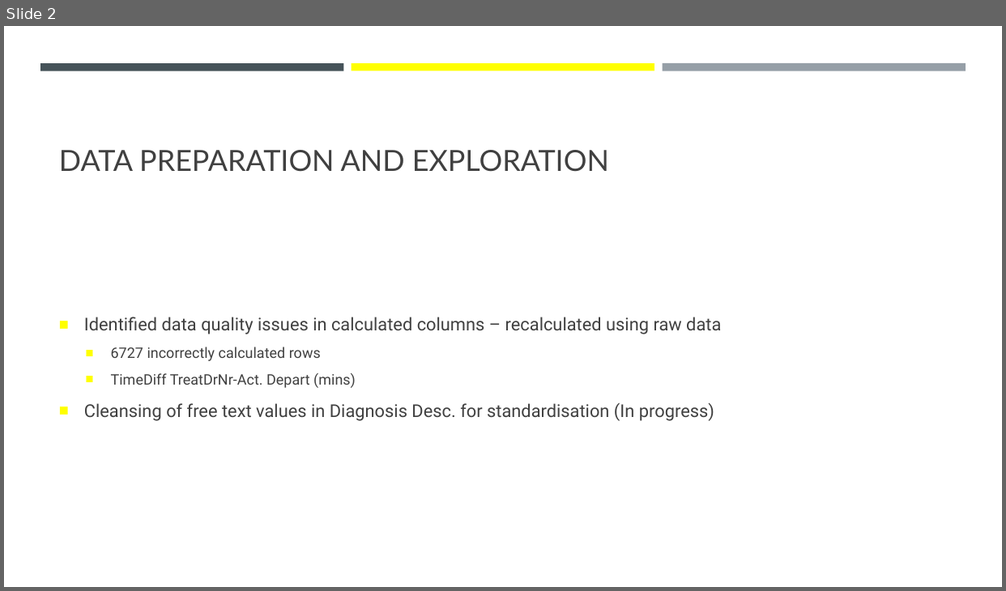
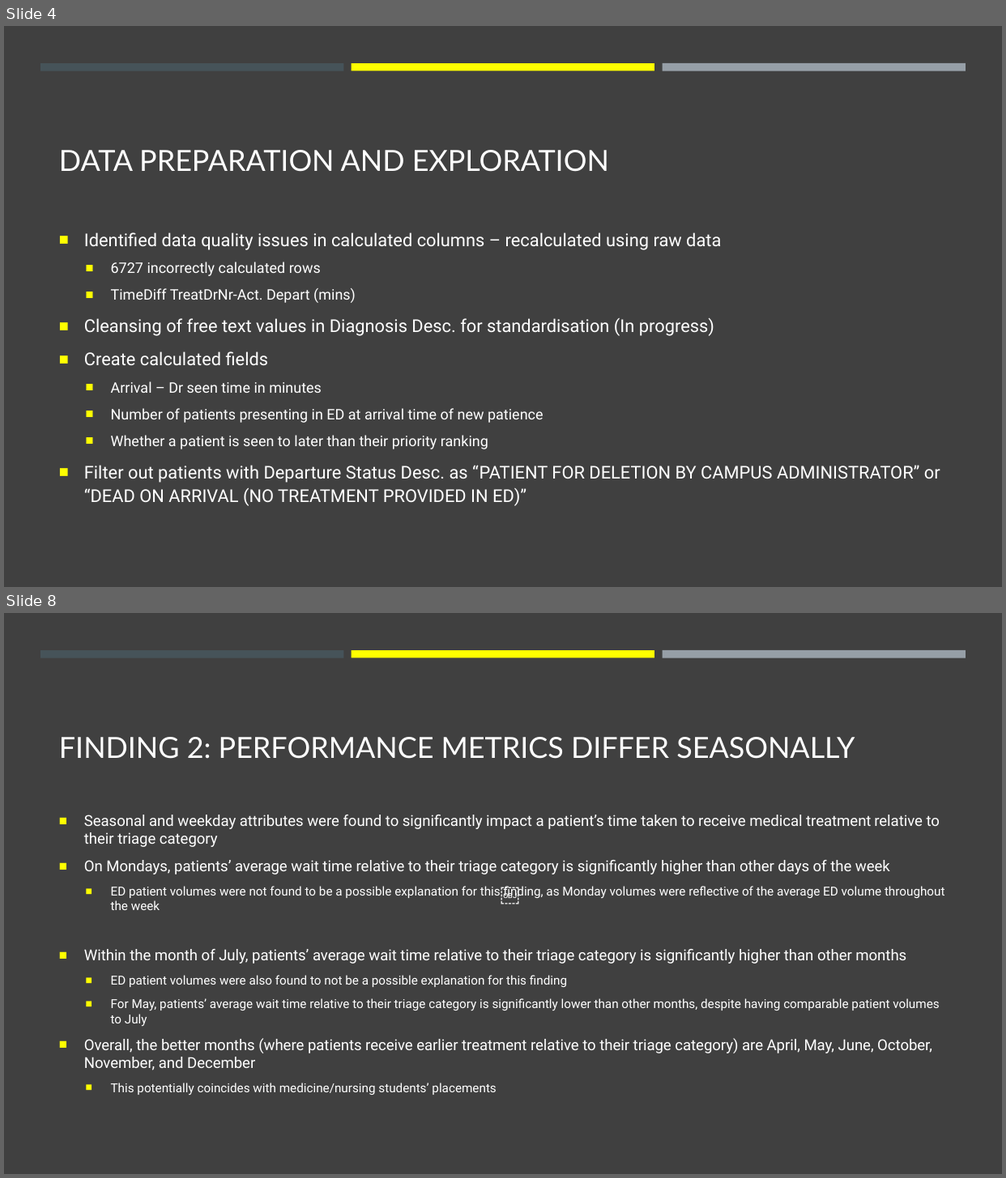
Before and after one commit to jasonnguyen3697/EY_DataChallenge, a slide deck: stuff.pptx. Shown one above the other, each under a label of ours: slide 2 before the commit, slides 4 and 8 after it; the slides between them are not shown. The pictures are 1006x591 and 1006x1178 pixels, drawn with LibreOffice and Linux fonts; fonts in the diff are those of the drawing. Boxes give left, top, right and bottom in pixels: in the first picture for what was removed or moved away, otherwise in the second. Text is boxed around its words. In the diff, an @@ line names an element or a change of style, - is before the commit and + after.

```diff
--- a/stuff.pptx
+++ b/stuff.pptx
@@ slide 8 added at (4, 613, 1002, 1174), background #404040; not listed: 3 template elements that a slide beside it also shows @@
@@ title added at (59, 737, 854, 759), 28 pt, text #FFFFFF @@
+FINDING 2: PERFORMANCE METRICS DIFFER SEASONALLY
@@ text added at (84, 815, 945, 1095), 14.4 pt, text #FFFFFF @@
+■ Seasonal and weekday attributes were found to significantly impact a patient’s time taken to receive medical treatment relative to their triage category
+■ On Mondays, patients’ average wait time relative to their triage category is significantly higher than other days of the week
+  ■ ED patient volumes were not found to be a possible explanation for this finding, as Monday volumes were reflective of the average ED volume throughout the week
+■ Within the month of July, patients’ average wait time relative to their triage category is significantly higher than other months
+  ■ ED patient volumes were also found to not be a possible explanation for this finding
+  ■ For May, patients’ average wait time relative to their triage category is significantly lower than other months, despite having comparable patient volumes to July
+■ Overall, the better months (where patients receive earlier treatment relative to their triage category) are April, May, June, October, November, and December
+  ■ This potentially coincides with medicine/nursing students’ placements
@@ text added at (493, 879, 513, 909), 18 pt, text #FFFFFF @@
+￼
@@ what was slide 2 is now slide 4 @@
@@ slide 4 changed as well @@
@@ background #FFFFFF to #404040 @@
@@ title "DATA PREPARATION AND EXPLORATION" at (59, 150, 609, 172): text colour #404040 to #FFFFFF @@
@@ text at (84, 233, 721, 336): text colour #404040 to #FFFFFF in "Identified data quality issues in calculated columns ...", "6727 incorrectly calculated rows", "TimeDiff TreatDrNr-Act. Depart (mins)", "Cleansing of free text values in Diagnosis ..." @@
@@ text at (84, 352, 940, 506): paragraphs added @@
+■ Create calculated fields
+  ■ Arrival – Dr seen time in minutes
+  ■ Number of patients presenting in ED at arrival time of new patience
+  ■ Whether a patient is seen to later than their priority ranking
+■ Filter out patients with Departure Status Desc. as “PATIENT FOR DELETION BY CAMPUS ADMINISTRATOR” or “DEAD ON ARRIVAL (NO TREATMENT PROVIDED IN ED)”
```
Also in this commit, not shown: 2 other slides changed, 7 other slides added, 1 slide removed.
